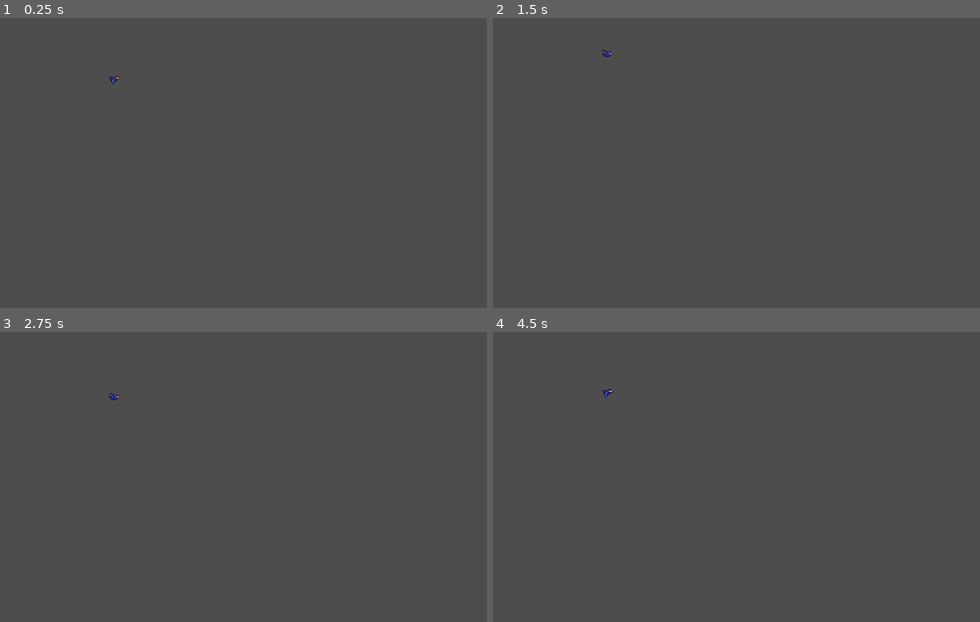
Above: before the commit, frames 1-4 (two rows, left to right).
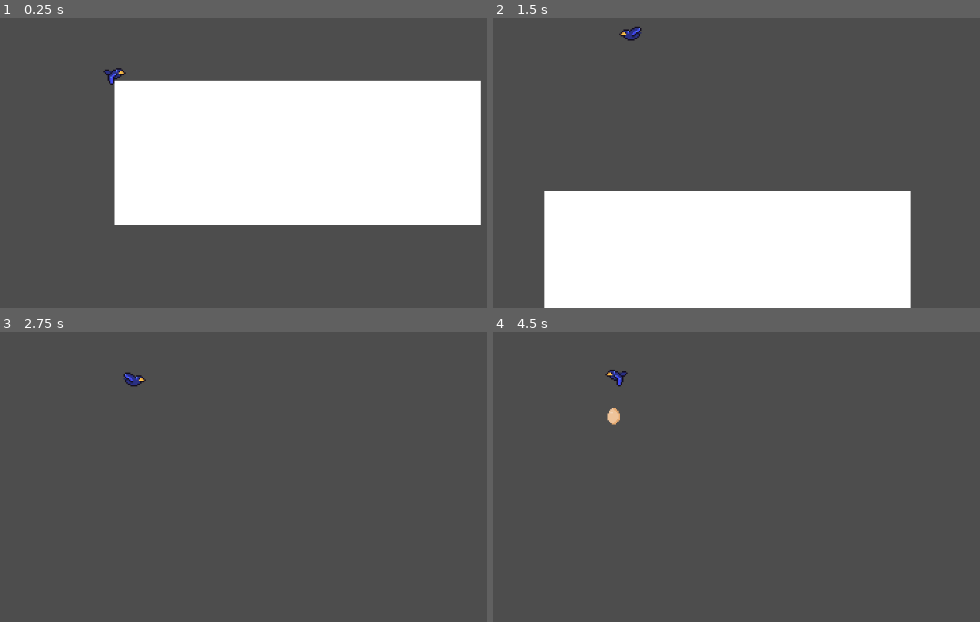
Above: after the commit, the same moments.

Repository: Radishchev/Torino
Game: Godot game, scene res://scenes/level_1.tscn
Same seed, same stepped clock (60 frames per second), same inputs: the game is played once before the commit and once after it.
Inputs:
- Up to frame 1 (0.25 s): no input
- Up to frame 2 (1.5 s): hold D (move_right, bound only after the commit) 0.53-1.28 s; tap Shift (drop_egg, bound only after the commit) at 0.6 s; tap Space (flap) at 0.77, 0.8, 1.07, 1.35 s; hold A (move_left, bound only after the commit) from 1.28 s (still down)
- Up to frame 3 (2.75 s): tap Space (flap) at 1.52, 1.82, 2.3 s; tap Shift (drop_egg, bound only after the commit) at 1.55, 2.1 s; release A (move_left, bound only after the commit) at 2.03 s; hold D (move_right, bound only after the commit) from 2.03 s (still down)
- Up to frame 4 (4.5 s): tap Shift (drop_egg, bound only after the commit) at 2.85, 4.35 s; tap Space (flap) at 3.02, 3.32, 3.6, 3.77, 4.07 s; release D (move_right, bound only after the commit) at 3.53 s; hold A (move_left, bound only after the commit) from 3.53 s (still down); tap Enter at 4.25 s

The runs differ from the first frame. In frame 1, 38% of the frame differs, in the area x 21-99%, y 17-72%; in frame 2, 31%; in frame 3, 0.2%; in frame 4, 0.3%.

Commit message:
Added momemntum in movement, a really basic plateform to test things and an egg dropping mechanism

Diff:
--- a/project.godot
+++ b/project.godot
@@ -24,6 +24,28 @@
 , Object(InputEventKey,"resource_local_to_scene":false,"resource_name":"","device":-1,"window_id":0,"alt_pressed":false …(183 unchanged characters)…
 ]
 }
+move_left={
+"deadzone": 0.2,
+"events": [Object(InputEventKey,"resource_local_to_scene":false,"resource_name":"","device":-1,"window_id":0,"alt_pressed":false,"shift_pressed":false,"ctrl_pressed":false,"meta_pressed":false,"pressed":false,"keycode":0,"physical_keycode":65,"key_label":0,"unicode":97,"location":0,"echo":false,"script":null)
+, Object(InputEventKey,"resource_local_to_scene":false,"resource_name":"","device":-1,"window_id":0,"alt_pressed":false,"shift_pressed":false,"ctrl_pressed":false,"meta_pressed":false,"pressed":false,"keycode":0,"physical_keycode":4194319,"key_label":0,"unicode":0,"location":0,"echo":false,"script":null)
+]
+}
+move_right={
+"deadzone": 0.2,
+"events": [Object(InputEventKey,"resource_local_to_scene":false,"resource_name":"","device":-1,"window_id":0,"alt_pressed":false,"shift_pressed":false,"ctrl_pressed":false,"meta_pressed":false,"pressed":false,"keycode":0,"physical_keycode":68,"key_label":0,"unicode":100,"location":0,"echo":false,"script":null)
+, Object(InputEventKey,"resource_local_to_scene":false,"resource_name":"","device":-1,"window_id":0,"alt_pressed":false,"shift_pressed":false,"ctrl_pressed":false,"meta_pressed":false,"pressed":false,"keycode":0,"physical_keycode":4194321,"key_label":0,"unicode":0,"location":0,"echo":false,"script":null)
+]
+}
+drop_egg={
+"deadzone": 0.2,
+"events": [Object(InputEventKey,"resource_local_to_scene":false,"resource_name":"","device":-1,"window_id":0,"alt_pressed":false,"shift_pressed":false,"ctrl_pressed":false,"meta_pressed":false,"pressed":false,"keycode":0,"physical_keycode":4194325,"key_label":0,"unicode":0,"location":0,"echo":false,"script":null)
+]
+}
+death={
+"deadzone": 0.2,
+"events": [Object(InputEventMouseButton,"resource_local_to_scene":false,"resource_name":"","device":-1,"window_id":0,"alt_pressed":false,"shift_pressed":false,"ctrl_pressed":false,"meta_pressed":false,"button_mask":0,"position":Vector2(0, 0),"global_position":Vector2(0, 0),"factor":1.0,"button_index":1,"canceled":false,"pressed":false,"double_click":false,"script":null)
+]
+}
 
 [rendering]
 
--- /dev/null
+++ b/scenes/egg.tscn
@@ -0,0 +1,15 @@
+[gd_scene load_steps=3 format=3 uid="uid://b3eufrdqb7hba"]
+
+[ext_resource type="Texture2D" uid="uid://ddjd5nmgbu2g2" path="res://assets/egg.png" id="1_maxla"]
+
+[sub_resource type="RectangleShape2D" id="RectangleShape2D_maxla"]
+size = Vector2(9, 12)
+
+[node name="RigidBody2D" type="RigidBody2D"]
+
+[node name="Sprite2D" type="Sprite2D" parent="."]
+texture = ExtResource("1_maxla")
+
+[node name="CollisionShape2D" type="CollisionShape2D" parent="."]
+position = Vector2(0.5, 1)
+shape = SubResource("RectangleShape2D_maxla")
--- a/scenes/level_1.tscn
+++ b/scenes/level_1.tscn
@@ -9,9 +9,19 @@
 
 [node name="Player" parent="." instance=ExtResource("1_014kd")]
 
+[node name="Camera2D2" type="Camera2D" parent="Player"]
+zoom = Vector2(2, 2)
+position_smoothing_enabled = true
+
 [node name="StaticBody2D" type="StaticBody2D" parent="."]
 position = Vector2(112, 56)
 
 [node name="CollisionShape2D" type="CollisionShape2D" parent="StaticBody2D"]
 position = Vector2(20, -4)
 shape = SubResource("RectangleShape2D_014kd")
+
+[node name="ColorRect" type="ColorRect" parent="StaticBody2D"]
+offset_left = -112.0
+offset_top = -56.0
+offset_right = 152.0
+offset_bottom = 48.0
--- a/scenes/player.tscn
+++ b/scenes/player.tscn
@@ -1,7 +1,8 @@
-[gd_scene load_steps=13 format=3 uid="uid://bywv0h7vdq3xh"]
+[gd_scene load_steps=14 format=3 uid="uid://bywv0h7vdq3xh"]
 
 [ext_resource type="Script" uid="uid://gxahxpelw7k2" path="res://scripts/player.gd" id="1_g2els"]
 [ext_resource type="Texture2D" uid="uid://cor72fxwuxj7v" path="res://assets/Pixel Art Bird 16x16/BirdSprite.png" id="2_g2els"]
+[ext_resource type="PackedScene" uid="uid://b3eufrdqb7hba" path="res://scenes/egg.tscn" id="2_qhqgy"]
 
 [sub_resource type="AtlasTexture" id="AtlasTexture_qhqgy"]
 atlas = ExtResource("2_g2els")
@@ -72,6 +73,10 @@
 
 [node name="Player" type="CharacterBody2D"]
 script = ExtResource("1_g2els")
+move_acceleration = 150.0
+max_speed = 150.0
+crash_speed = 300.0
+egg_scene = ExtResource("2_qhqgy")
 
 [node name="AnimatedSprite2D" type="AnimatedSprite2D" parent="."]
 position = Vector2(0, -8)
@@ -85,6 +90,3 @@
 [node name="CollisionShape2D" type="CollisionShape2D" parent="."]
 position = Vector2(0, -7)
 shape = SubResource("RectangleShape2D_d2wvv")
-
-[node name="Camera2D" type="Camera2D" parent="."]
-position_smoothing_enabled = true
--- /dev/null
+++ b/scripts/egg.gd
@@ -0,0 +1,4 @@
+extends RigidBody2D
+
+func _ready():
+	freeze = false  # make sure it actually falls
--- a/scripts/player.gd
+++ b/scripts/player.gd
@@ -1,16 +1,67 @@
 extends CharacterBody2D
 
-@export var gravity: float = 1400.0
-@export var flap_strength: float = -360.0
+# --- Movement Settings ---
+@export var gravity: float = 800.0
+@export var flap_strength: float = -250.0
+@export var move_acceleration: float = 300.0
+@export var max_speed: float = 300.0
+@export var drift_friction: float = 0.05
+@export var crash_speed: float = 450.0
+
+# --- Egg Drop ---
+@export var egg_scene: PackedScene
+
+var spawn_point: Vector2
+var drifting: bool = false
+
+func _ready() -> void:
+	spawn_point = global_position
 
 
 func _physics_process(delta: float) -> void:
-	# Apply gravity each frame
+	# Apply gravity
 	velocity.y += gravity * delta
 
-	# Flap upward when pressing Space
+	# Horizontal movement (momentum based)
+	var direction = Input.get_axis("move_left", "move_right")
+
+	if direction != 0:
+		drifting = false
+		velocity.x += direction * move_acceleration * delta
+		velocity.x = clamp(velocity.x, -max_speed, max_speed)
+	else:
+		drifting = true
+		velocity.x = lerp(velocity.x, 0.0, drift_friction)
+
+	# Flap
 	if Input.is_action_just_pressed("flap"):
 		velocity.y = flap_strength
 
-	# Apply velocity to the player
 	move_and_slide()
+
+	if abs(velocity.x) > crash_speed:
+		die()
+
+	if direction > 0:
+		$AnimatedSprite2D.flip_h = true
+	elif direction < 0:
+		$AnimatedSprite2D.flip_h = false
+
+
+func _input(event):
+	if Input.is_action_just_pressed("drop_egg"):
+		drop_egg()
+
+
+func drop_egg():
+	if egg_scene:
+		var egg = egg_scene.instantiate()
+		get_parent().add_child(egg)
+		# Drop slightly below the bird
+		egg.global_position = global_position + Vector2(0, 16)
+
+
+func die() -> void:
+	print("Bird crashed!")
+	global_position = spawn_point
+	velocity = Vector2.ZERO
Binary file added: assets/Eggs by Onocentaur/2-bit inverted.png
Not shown, added: assets/Eggs by Onocentaur/2-bit inverted.png.import
Binary file added: assets/Eggs by Onocentaur/2-bit.png
Not shown, added: assets/Eggs by Onocentaur/2-bit.png.import
Not shown, added: assets/Eggs by Onocentaur/ABOUT.txt
Binary file added: assets/Eggs by Onocentaur/Accented.png
Not shown, added: assets/Eggs by Onocentaur/Accented.png.import
Binary file added: assets/Eggs by Onocentaur/Alphanumeric Colorful.png
Not shown, added: assets/Eggs by Onocentaur/Alphanumeric Colorful.png.import
Binary file added: assets/Eggs by Onocentaur/Alphanumeric Template.png
Not shown, added: assets/Eggs by Onocentaur/Alphanumeric Template.png.import
Binary file added: assets/Eggs by Onocentaur/Blue.png
(and 28 more such lines)
